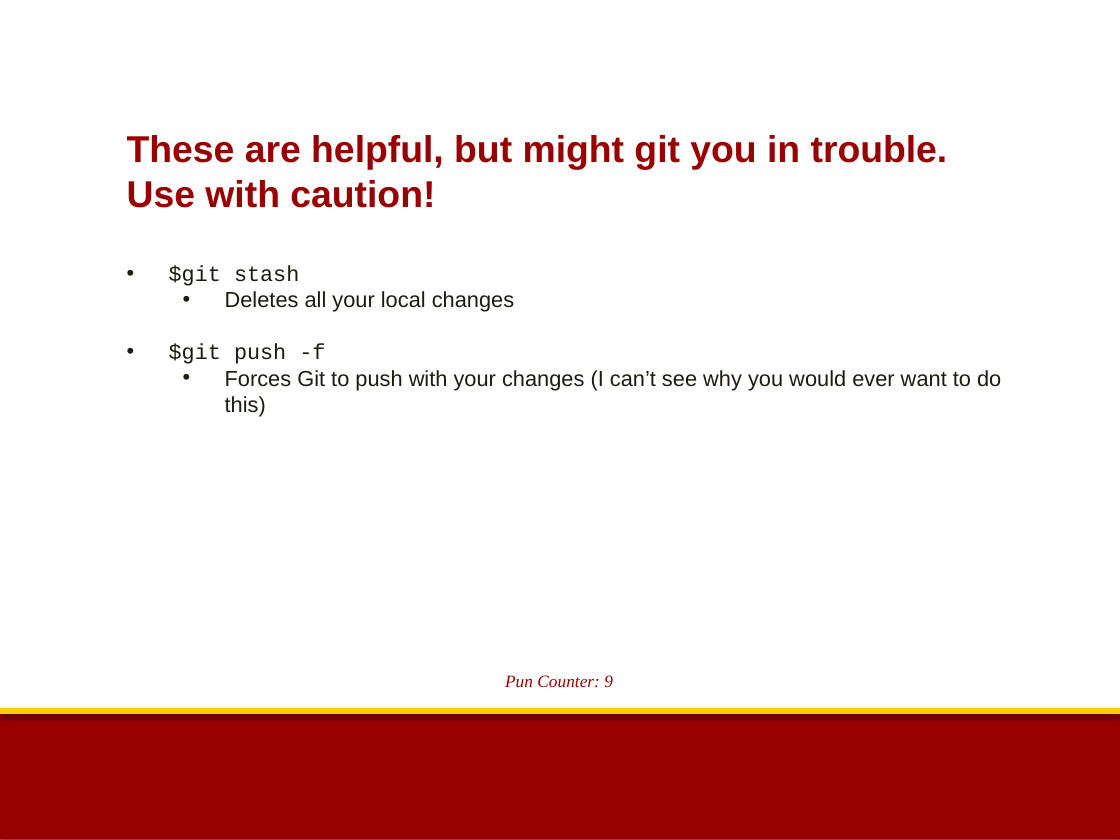
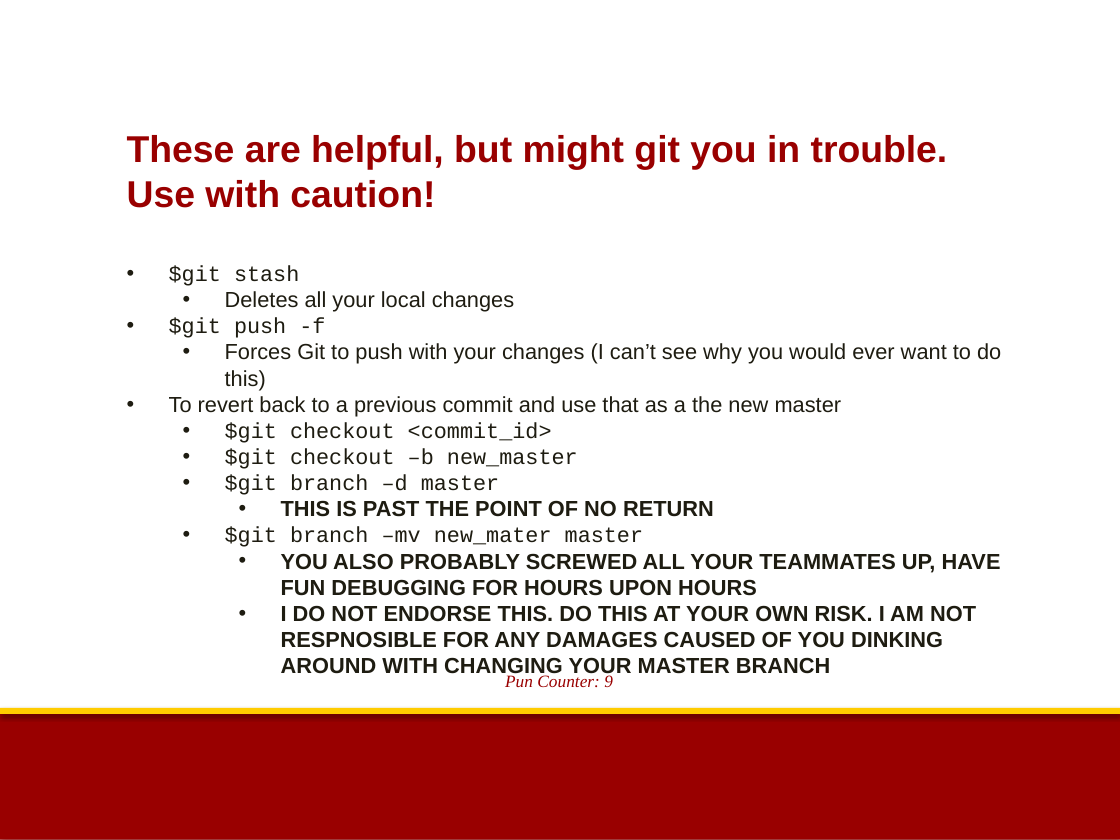
Before and after one commit to sthsher/USC_CECS, a slide deck: slide 12 of ACM/Git_Presentation.pptx. Drawn at 1120x840 pixels with LibreOffice and Linux fonts; fonts in the diff are those of the drawing; background and template pictures are left out. Boxes give left, top, right and bottom in pixels: in the first picture for what was removed or moved away, otherwise in the second. Text is boxed around its words. In the diff, an @@ line names an element or a change of style, - is before the commit and + after.

Commit message:
Updated presentation

```diff
--- a/ACM/Git_Presentation.pptx
+++ b/ACM/Git_Presentation.pptx
@@ text at <box>169,396,1001,678</box>: paragraphs added @@
+• To revert back to a previous commit and use that as a the new master
+  • $git checkout <commit_id>
+  • $git checkout –b new_master
+  • $git branch –d master
+    • THIS IS PAST THE POINT OF NO RETURN
+  • $git branch –mv new_mater master
+    • YOU ALSO PROBABLY SCREWED ALL YOUR TEAMMATES UP, HAVE FUN DEBUGGING FOR HOURS UPON HOURS
+    • I DO NOT ENDORSE THIS. DO THIS AT YOUR OWN RISK. I AM NOT RESPNOSIBLE FOR ANY DAMAGES CAUSED OF YOU DINKING AROUND WITH CHANGING YOUR MASTER BRANCH
```
